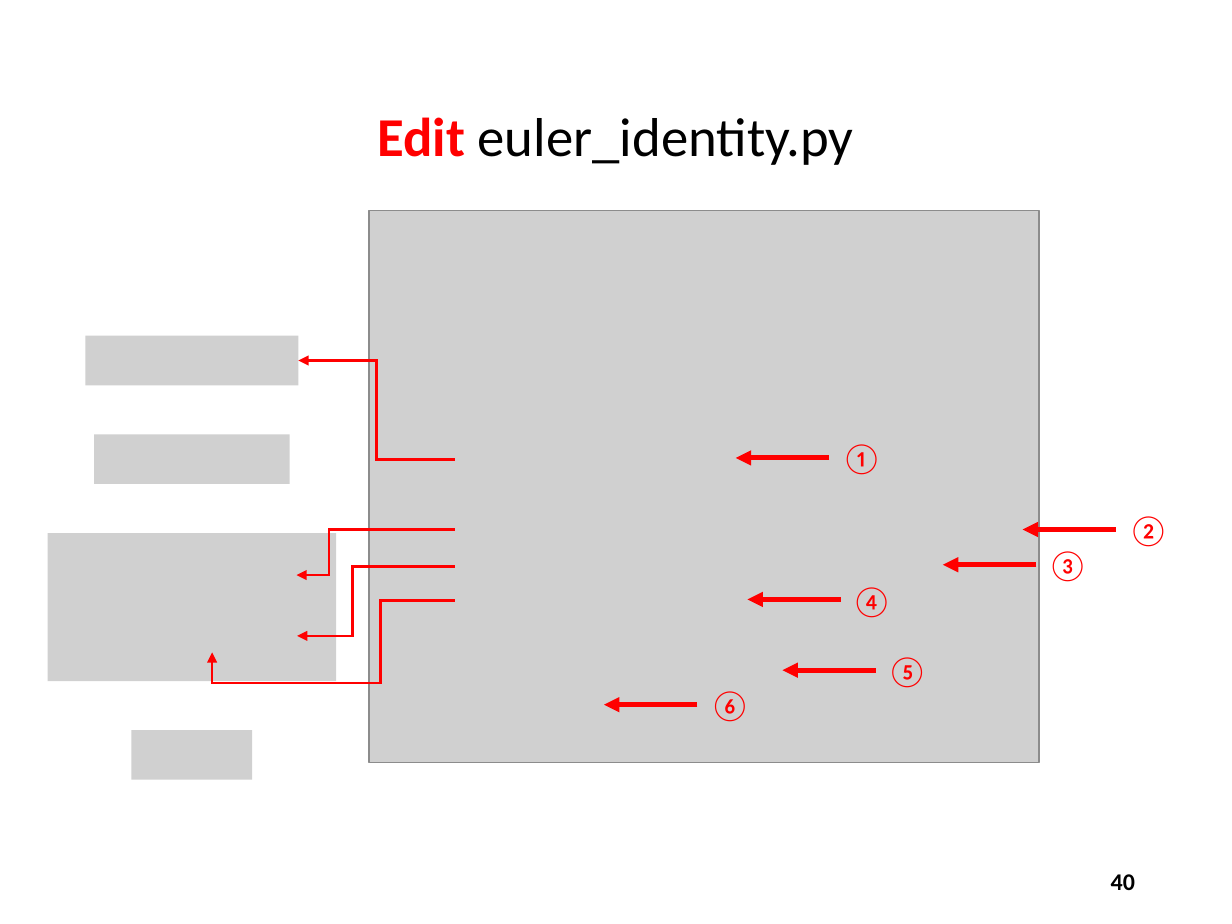
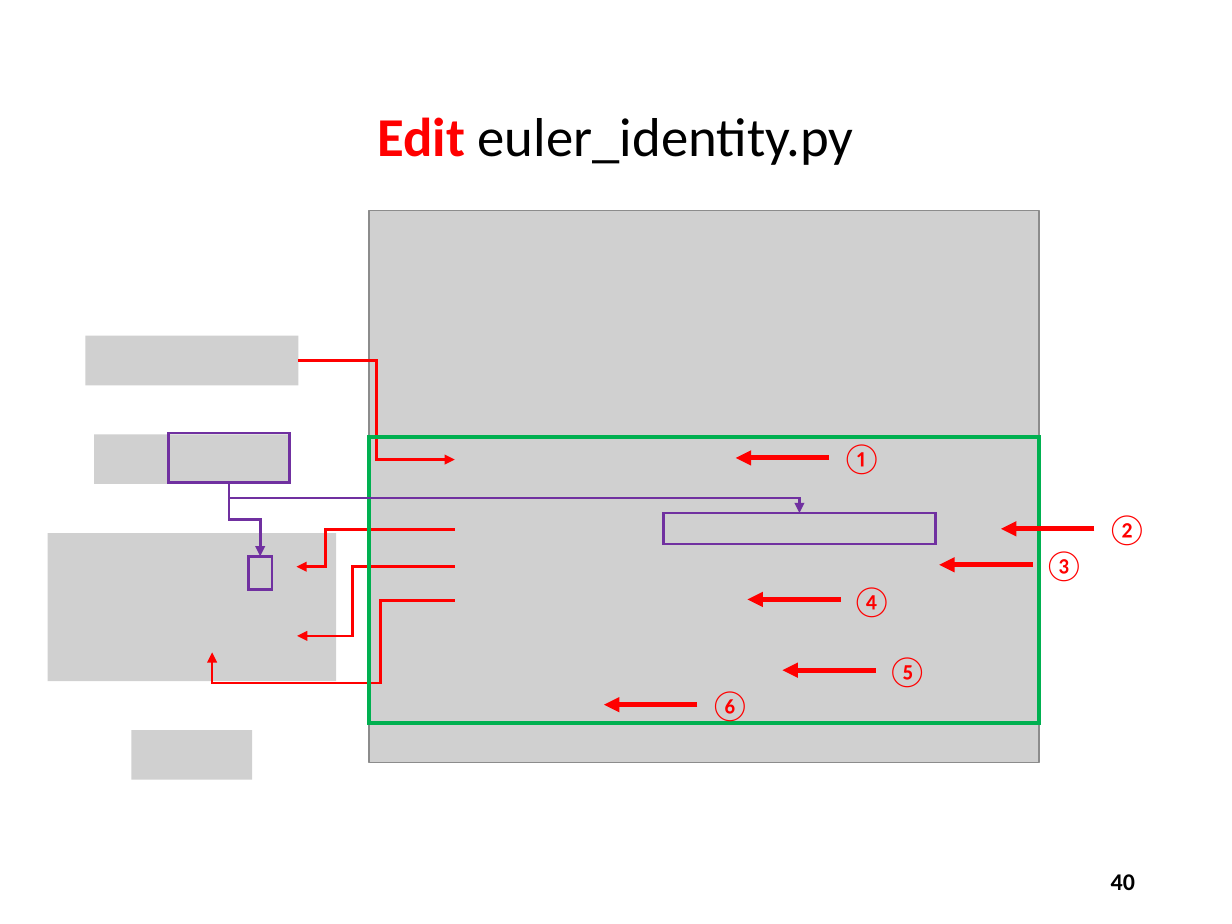
Before and after one commit to dbiersach/scicomp101, a slide deck: slide 40 of Session 05 - Square Roots and Areas/Session 05 - Square Roots and Areas.pptx. Drawn at 1232x924 pixels with LibreOffice and Linux fonts; fonts in the diff are those of the drawing; grey boxes stand for pictures. Boxes give left, top, right and bottom in pixels: in the first picture for what was removed or moved away, otherwise in the second. Text is boxed around its words. In the diff, an @@ line names an element or a change of style, - is before the commit and + after.

```diff
--- a/Session 05 - Square Roots and Areas/Session 05 - Square Roots and Areas.pptx
+++ b/Session 05 - Square Roots and Areas/Session 05 - Square Roots and Areas.pptx
@@ elbow arrow (455, 460) - (298, 361): arrowheads changed @@
@@ rectangle added at bbox=[169, 434, 290, 483], outline #7030A0 1.5 pt @@
@@ rectangle added at bbox=[370, 437, 1040, 723], outline #00B050 2.25 pt @@
@@ elbow arrow added from (229, 483) to (260, 556), #7030A0 1.5 pt @@
@@ elbow arrow added from (229, 483) to (800, 513), #7030A0 1.5 pt @@
@@ text "②": place and size @@
-text "②" at bbox=[1128, 516, 1169, 547]
+text "②" at bbox=[1107, 515, 1148, 546]
@@ elbow arrow moved from (455, 530) - (297, 575) to (455, 530) - (297, 567) @@
@@ rectangle added at bbox=[663, 513, 935, 543], outline #7030A0 1.5 pt @@
@@ arrow moved from (1116, 530) - (1023, 530) to (1094, 529) - (1002, 529) @@
@@ rectangle added at bbox=[249, 556, 272, 589], outline #7030A0 1.5 pt @@
@@ arrow moved from (1036, 564) - (942, 564) to (1032, 564) - (939, 564) @@
```
Also in this commit, not shown: 3 other slides changed, 1 other file.
